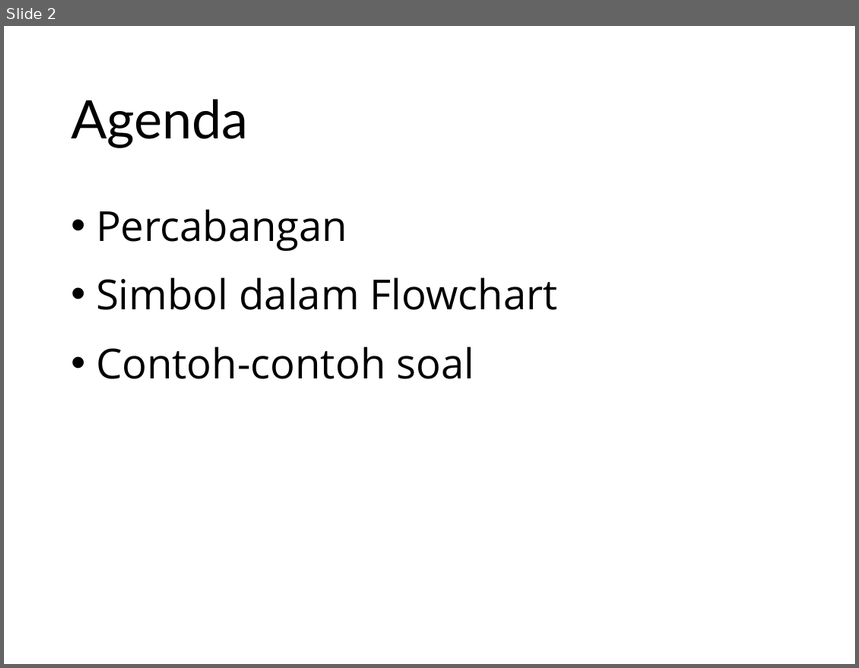
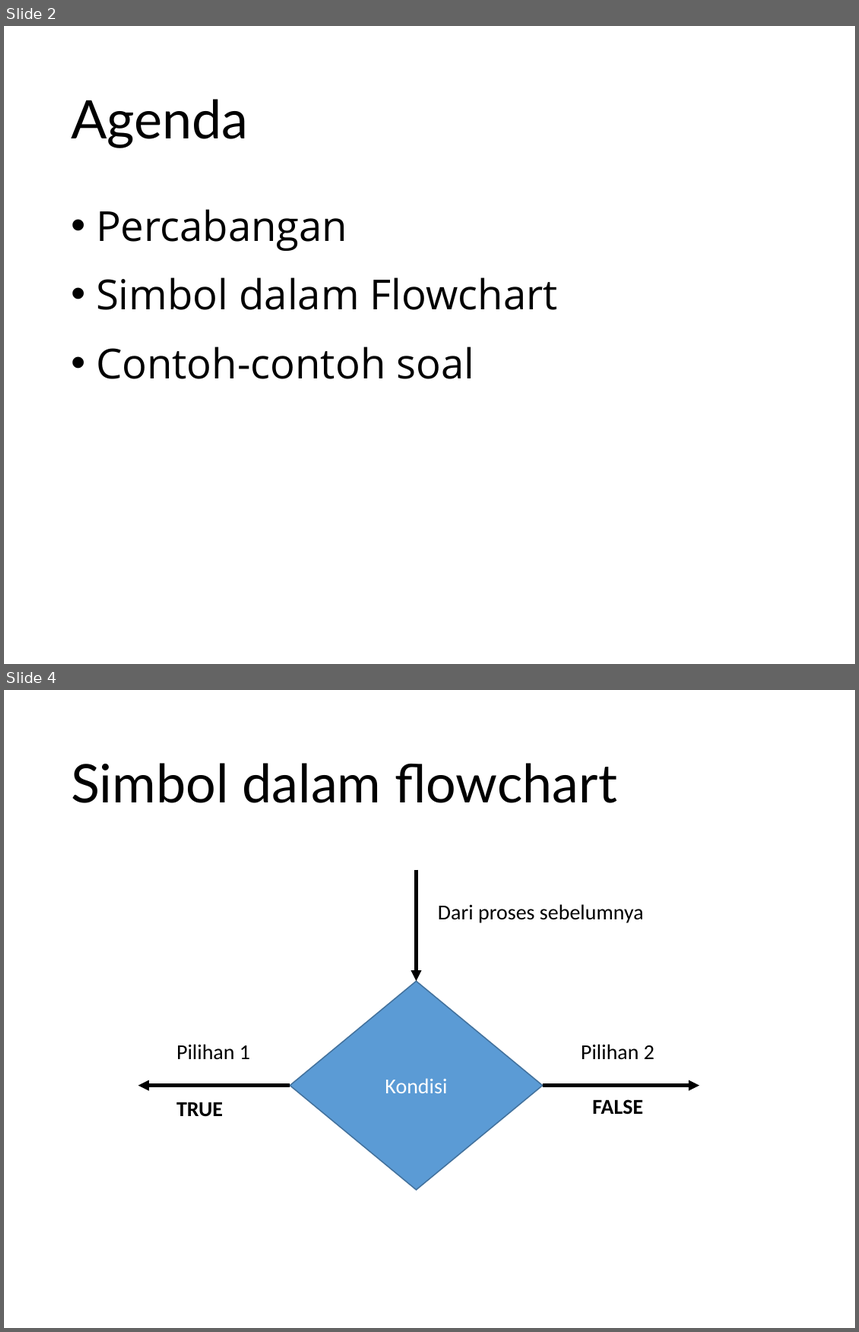
Before and after one commit to munif/alpro-ti, a slide deck: presentations/02. Algoritma dengan Percabangan.pptx. Shown one above the other, each under a label of ours: slide 2 before the commit, slides 2 and 4 after it; the slides between them are not shown. The pictures are 859x668 and 859x1332 pixels, drawn with LibreOffice and Linux fonts; fonts in the diff are those of the drawing. Boxes give left, top, right and bottom in pixels: in the first picture for what was removed or moved away, otherwise in the second. Text is boxed around its words. In the diff, an @@ line names an element or a change of style, - is before the commit and + after.

```diff
--- a/presentations/02. Algoritma dengan Percabangan.pptx
+++ b/presentations/02. Algoritma dengan Percabangan.pptx
@@ slide 4 added at box(4, 690, 855, 1328), background #FFFFFF @@
@@ title added at box(71, 763, 617, 803), 45 pt, text #000000 @@
+Simbol dalam flowchart
@@ arrow added from (416, 869) to (416, 981), #000000 3 pt @@
@@ text added at box(438, 904, 644, 923), 18 pt, text #000000 @@
+Dari proses sebelumnya
@@ diamond added at box(290, 981, 543, 1189), fill #5B9BD5, outline #43739E 1 pt, 18 pt, text #FFFFFF @@
+Kondisi
@@ text added at box(177, 1044, 250, 1060), 18 pt, text #000000 @@
+Pilihan 1
@@ text added at box(581, 1044, 655, 1060), 18 pt, text #000000 @@
+Pilihan 2
@@ arrow added from (290, 1086) to (139, 1086), #000000 3 pt @@
@@ arrow added from (543, 1086) to (699, 1086), #000000 3 pt @@
@@ text added at box(592, 1100, 643, 1115), 18 pt, text #000000, bold @@
+FALSE
@@ text added at box(177, 1103, 223, 1117), 18 pt, text #000000, bold @@
+TRUE
```
Also in this commit, not shown: 2 other slides added, 3 other files.
